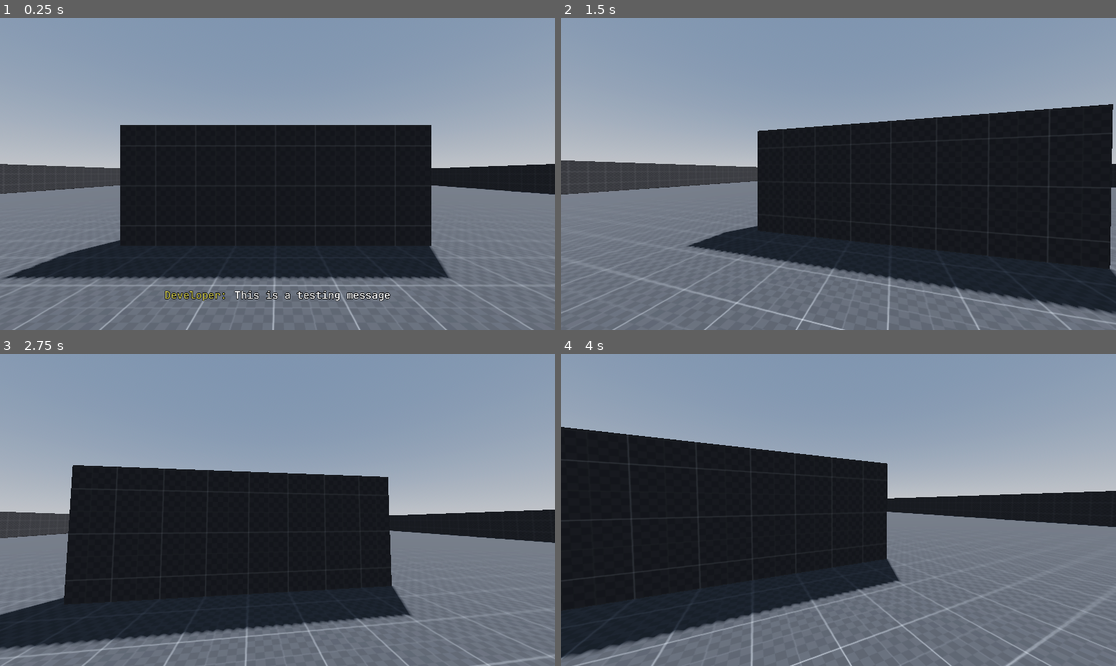
Above: before the commit, frames 1-4 (two rows, left to right).
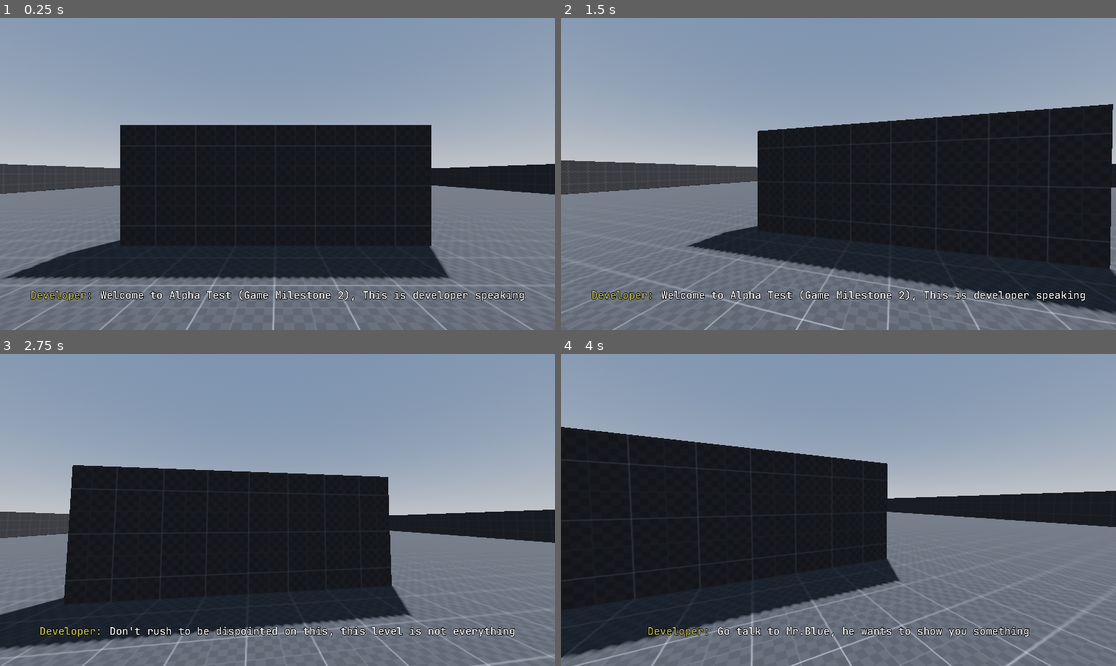
Above: after the commit, the same moments.

Repository: Zhiyi-Yang-YU/Outside-Skyline-AlphaTest
Game: Godot game, scene res://OutsideSkyline_Alpha/Scene/Level/Level_0.tscn
Same seed, same stepped clock (60 frames per second), same inputs: the game is played once before the commit and once after it.
Inputs (mouse positions are in pixels of both pictures, inside the frame that each line leads up to):
- Up to frame 1 (0.25 s): no input
- Up to frame 2 (1.5 s): tap Enter (ui_accept) at 0.5, 0.77, 0.8, 1.07, 1.25, 1.35 s; move the mouse to (866, 174) at 0.52 s; hold E (ui_interact) 0.53-1.28 s; move the mouse to (810, 174) at 1.27 s
- Up to frame 3 (2.75 s): tap Enter (ui_accept) at 1.52, 1.82, 2, 2.3 s; tap E (ui_interact) at 1.55 s; move the mouse to (288, 503) at 2.02 s; hold E (ui_interact) from 2.03 s (still down)
- Up to frame 4 (4 s): tap Enter (ui_accept) at 2.75, 3.02, 3.32 s; move the mouse to (832, 516) at 2.77 s; release E (ui_interact) at 2.78 s; tap E (ui_interact) at 2.85 s; move the mouse to (877, 513) at 3.52 s; hold Enter (ui_accept) from 3.53 s (still down)

The runs differ from the first frame. In frame 1, 1.5% of the frame differs, in the area x 5-95%, y 87-91%; in frame 2, 1.3%; in frame 3, 1.1%; in frame 4, 0.9%.

Commit message:
框架基本搭配完成
【下一步】目标指引

Diff:
--- a/OutsideSkyline_Alpha/Scene/Level/Level_0.tscn
+++ b/OutsideSkyline_Alpha/Scene/Level/Level_0.tscn
@@ -219,7 +219,7 @@
 transform = Transform3D(1, 0, 0, 0, 1, 0, 0, 0, 1, 0, 0, 20)
 
 [node name="MrBlue" parent="." instance=ExtResource("11_2g1du")]
-transform = Transform3D(1, 0, 0, 0, 1, 0, 0, 0, 1, 0, 0, 7)
+transform = Transform3D(1, 0, 0, 0, 1, 0, 0, 0, 1, 0, 2, -14.0668)
 
 [connection signal="button_up" from="UI/Control_GameMenuUI/GamePause/GameContinueButton" to="GameManager" method="_on_game_continue_button_button_up"]
 [connection signal="button_up" from="UI/Control_GameMenuUI/GamePause/GameHow2playButton" to="GameManager" method="_on_game_how_2_play_button_button_up"]
--- a/OutsideSkyline_Alpha/Scene/UI/dialog_box.tscn
+++ b/OutsideSkyline_Alpha/Scene/UI/dialog_box.tscn
@@ -1,6 +1,6 @@
 [gd_scene load_steps=5 format=3 uid="uid://dcgkqubno5qmk"]
 
-[ext_resource type="Script" path="res://OutsideSkyline_Alpha/Script/GameplayUI/DialogBox.gd" id="1_bhvf7"]
+[ext_resource type="Script" path="res://OutsideSkyline_Alpha/Script/Dialog/DialogBox.gd" id="1_wx68y"]
 [ext_resource type="FontFile" uid="uid://4hxhewmwpgm8" path="res://OutsideSkyline_Alpha/Font/JetBrainsMono-Medium.ttf" id="2_xiuwo"]
 
 [sub_resource type="LabelSettings" id="LabelSettings_0ehcn"]
@@ -17,7 +17,7 @@
 outline_color = Color(0, 0, 0, 1)
 
 [node name="DialogBox" type="CanvasLayer"]
-script = ExtResource("1_bhvf7")
+script = ExtResource("1_wx68y")
 
 [node name="DialogContent" type="HBoxContainer" parent="."]
 anchors_preset = 12
@@ -49,6 +49,6 @@
 vertical_alignment = 1
 
 [node name="DialogTimer" type="Timer" parent="."]
-wait_time = 0.5
+wait_time = 1.7
 
 [connection signal="timeout" from="DialogTimer" to="." method="_on_dialog_timer_timeout"]
--- a/OutsideSkyline_Alpha/Script/Character/NPC.gd
+++ b/OutsideSkyline_Alpha/Script/Character/NPC.gd
@@ -4,12 +4,12 @@
 var canInteractNow: bool = false
 
 @export var npcName: String = "default NPC Name"
+@onready var npcLabel: Label3D = $VisualNode/NPCNameLabel
 var ui: Node3D
 var ui_npcInteractInfo: Label
 var canInteractLabel: String = "Press 'E' to interact with XXX"
 var canNOTInteractLabel: String = ""
 
-@onready var npcLabel: Label3D = $VisualNode/NPCNameLabel
 
 var player: CharacterBody3D
 var playerCamera: Camera3D
@@ -24,6 +24,8 @@
 func _process(delta: float) -> void:
 	if not isInteractable:
 		canInteractNow = false
+		npcLabel.hide()
+		ui_npcInteractInfo.hide()
 
 	_npcLabelSetup()
 
@@ -33,8 +35,8 @@
 
 
 func _findPlayer() -> void:
-	var playersArray = get_tree().get_nodes_in_group("Player")  # 查找添加到 "Player" 组的所有节点
-	if playersArray.size() > 0:  # 确保至少有一个玩家节点被找到
+	var playersArray = get_tree().get_nodes_in_group("Player")
+	if playersArray.size() > 0:
 		player = playersArray[0] as CharacterBody3D
 		playerCamera = player.get_node("VisualNode/Head/Camera3D") as Camera3D
 	else:
@@ -64,7 +66,6 @@
 
 func _npcLabelSetup() -> void:
 	if not isInteractable:
-		npcLabel.text = ""
 		pass
 	else:
 		npcLabel.text = npcName
@@ -76,10 +77,10 @@
 		pass
 	else:
 		if not playerNode.is_in_group("Player"):
-			ui_npcInteractInfo.visible = false
+			ui_npcInteractInfo.hide()
 			canInteractNow = false
 		else:
-			ui_npcInteractInfo.visible = true
+			ui_npcInteractInfo.show()
 			ui_npcInteractInfo.text = canInteractLabel
 			canInteractNow = true
 
@@ -89,9 +90,9 @@
 		pass
 	else:
 		if not playerNode.is_in_group("Player"):
-			ui_npcInteractInfo.visible = false
+			ui_npcInteractInfo.hide()
 			canInteractNow = false
 		else:
-			ui_npcInteractInfo.visible = false
+			ui_npcInteractInfo.hide()
 			ui_npcInteractInfo.text = canNOTInteractLabel
 			canInteractNow = false
--- a/OutsideSkyline_Alpha/Script/Character/Player.gd
+++ b/OutsideSkyline_Alpha/Script/Character/Player.gd
@@ -1,5 +1,7 @@
 extends CharacterBody3D
 class_name PlayerCharacter
+
+var isInReality: bool = true
 
 #物理
 var currentSpeed: float
@@ -10,7 +12,6 @@
 
 const GRAVITATIONAL_ACCELERATION: float = 9.80665
 const REGULAR_JUMP_VELOCITY: float = 4.5
-
 const CROUCHING_DEPTH_LOCAL: float = -0.7
 
 #摄像机
@@ -37,17 +38,15 @@
 const FOV_LERP_DELTA_SCALE: float = 8.0
 const CROUCH_LERP_DELTA_SCALE: float = 10.0
 
-var isInReality: bool = true
-
 @onready var player: Node3D = $VisualNode
 @onready var head: Node3D = $VisualNode/Head
 @onready var camera: Camera3D = $VisualNode/Head/Camera3D
 @onready var standCollissionShape: CollisionShape3D = $Stand_CollisionShape3D
 @onready var crouchCollissionShape: CollisionShape3D = $Crouch_CollisionShape3D
 
+
 func _ready() -> void:
 	Input.set_mouse_mode(Input.MOUSE_MODE_CAPTURED)
-	connect("body_entered", _on_body_entered)
 
 
 func _unhandled_input(event: InputEvent) -> void:
@@ -60,8 +59,6 @@
 			deg_to_rad(CAMERA_ROTATE_X_LIMIT_MAX)
 		)
 
-func _on_body_entered(body: Node) -> void:
-	pass
 
 func _physics_process(delta: float) -> void:
 	#跳跃
--- a/OutsideSkyline_Alpha/Script/Dialog/DialogBox.gd
+++ b/OutsideSkyline_Alpha/Script/Dialog/DialogBox.gd
@@ -16,34 +16,24 @@
 var dialogsArray: Array = []
 var curr: int = 0
 
+signal dialogueFinishedSignal
+
 
 func _ready() -> void:
 	_hideDialogBox()
-
-
 	dialogTimer.start()
-
-
-func _unhandled_input(event: InputEvent) -> void:
-	# if event.is_action_pressed("ui_accept"):
-	# 	dialogTimer.stop()
-	# 	if curr + 1 < dialogsArray.size():
-	# 		_showDialog(curr + 1)
-	# 	else:
-	# 		_hideDialogBox()
-	# 	get_viewport().set_input_as_handled()
-	# 	dialogTimer.start()
-	pass
 
 
 func _hideDialogBox() -> void:
 	dialogContent.hide()
+	emit_signal("dialogueFinishedSignal")
 
 
 func _showDialogBox(_dialogsArray: Array) -> void:
 	dialogsArray = _dialogsArray
 	dialogContent.show()
 	_showDialog(0)
+	dialogTimer.start()
 
 
 func _showDialog(index: int) -> void:
@@ -58,15 +48,9 @@
 	speaker.label_settings.set_font_color(Color(hex_color))
 
 
-func load_dialogs_from_json(filePath: String) -> Array:
-	# TODO: 实现从json文件里读取对话
-	return []
-
-
-# Signals
 func _on_dialog_timer_timeout() -> void:
 	if curr + 1 < dialogsArray.size():
 		_showDialog(curr + 1)
 	else:
 		_hideDialogBox()
-		dialogTimer.stop() # 停止Timer
+		dialogTimer.stop()
--- a/OutsideSkyline_Alpha/Script/Dialog/DramaScript.gd
+++ b/OutsideSkyline_Alpha/Script/Dialog/DramaScript.gd
@@ -1,15 +1,20 @@
 extends Node
 
-const TEST_MESSAGE: Array = [
+const _TEST_MESSAGE: Array = [
 	{
 		speaker = "Developer: ",
 		speakerCamp = DialogBox.NEUTRAL,
-		text = "This is a testing message"
+		text = "Testing message 1A1A1A1"
 	},
 	{
 		speaker = "Developer: ",
 		speakerCamp = DialogBox.NEUTRAL,
-		text = "Testing message end"
+		text = "Testing message 2B2B2B2"
+	},
+	{
+		speaker = "Developer: ",
+		speakerCamp = DialogBox.NEUTRAL,
+		text = "Testing message 3C3C3C3"
 	},
 ]
 
@@ -17,25 +22,53 @@
 	{
 		speaker = "Developer: ",
 		speakerCamp = DialogBox.NEUTRAL,
-		text = "Welcome to Alpha Test, This is developer speaking"
+		text = "Welcome to Alpha Test (Game Milestone 2), This is developer speaking"
 	},
 	{
 		speaker = "Developer: ",
 		speakerCamp = DialogBox.NEUTRAL,
-		text = "Just want to show you our reconstructed dialog system"
+		text = "Don't rush to be dispointed on this, this level is not everything"
 	},
 	{
 		speaker = "Developer: ",
 		speakerCamp = DialogBox.NEUTRAL,
+		text = "Go talk to Mr.Blue, he wants to show you something"
+	},
+]
+
+const _0_002: Array = [
+	{
+		speaker = "Mr.Blue: ",
+		speakerCamp = DialogBox.FRIENDLY,
+		text = "Welcome back, My friend"
+	},
+	{
+		speaker = "Mr.Blue: ",
+		speakerCamp = DialogBox.FRIENDLY,
+		text = "This is the last time you see me here"
+	},
+	{
+		speaker = "Player: ",
+		speakerCamp = DialogBox.FRIENDLY,
+		text = "em...Have we meet before?"
+	},
+	{
+		speaker = "Mr.Blue: ",
+		speakerCamp = DialogBox.FRIENDLY,
+		text = "Just want to show you our reconstructed dialog system"
+	},
+	{
+		speaker = "Mr.Blue: ",
+		speakerCamp = DialogBox.FRIENDLY,
 		text = "I reference the Call of Duty 19's dialog Art Style"
 	},
 	{
-		speaker = "Developer: ",
+		speaker = "Mr.Blue: ",
 		speakerCamp = DialogBox.ENEMY,
 		text = "When speaker is red, enemies are speaking"
 	},
 	{
-		speaker = "Developer: ",
+		speaker = "Mr.Blue: ",
 		speakerCamp = DialogBox.ENEMY,
 		text = "Don't attack me, this is only a demo"
 	},
@@ -59,24 +92,15 @@
 		speakerCamp = DialogBox.NEUTRAL,
 		text = "Just want to try, I don't even know how to use this system..."
 	},
-	{speaker = "Developer: ", speakerCamp = DialogBox.NEUTRAL, text = "...in a walking sims"},
+	{
+		speaker = "Developer: ",
+		speakerCamp = DialogBox.NEUTRAL,
+		text = "...in a walking sims"
+	},
 	{
 		speaker = "Developer: ",
 		speakerCamp = DialogBox.NEUTRAL,
 		text = "talk to Mr.Blue, He has something want to show you"
-	},
-]
-
-const _0_002: Array = [
-	{
-		speaker = "Mr.Blue: ",
-		speakerCamp = DialogBox.FRIENDLY,
-		text = "This is a dialog test"
-	},
-	{
-		speaker = "Mr.Blue: ",
-		speakerCamp = DialogBox.FRIENDLY,
-		text = "Welcome Here, My friend"
 	},
 	{
 		speaker = "Mr.Blue: ",
--- a/OutsideSkyline_Alpha/Script/GameplayUI/DialogBox.gd
+++ b/OutsideSkyline_Alpha/Script/GameplayUI/DialogBox.gd
@@ -17,6 +17,7 @@
 var curr: int = 0
 
 signal dialogueFinishedSignal
+
 
 func _ready() -> void:
 	_hideDialogBox()
--- a/OutsideSkyline_Alpha/Script/Level/Level_0.gd
+++ b/OutsideSkyline_Alpha/Script/Level/Level_0.gd
@@ -2,6 +2,8 @@
 
 @onready var player: CharacterBody3D = $"../Player"
 @onready var mrBlue: Node3D = $"../MrBlue"
+
+var nextLevelScene: String = "res://OutsideSkyline_Alpha/Scene/Level/Level_0.tscn"
 
 var eventNum: int = 0
 
@@ -12,7 +14,7 @@
 
 func _ready() -> void:
 	mrBlue.hide()
-	DialogBox._showDialogBox(DramaScript.TEST_MESSAGE)
+	DialogBox._showDialogBox(DramaScript._0_001)
 	DialogBox.dialogueFinishedSignal.connect(_eventNumCountUp)
 	event1_check = true
 
@@ -31,11 +33,13 @@
 	if eventNum == 2 and event2_check:
 		if Input.is_action_pressed("ui_interact") and mrBlue.canInteractNow:
 			DialogBox._showDialogBox(DramaScript._0_002)
+			mrBlue.isInteractable = false
 			event2_check = false
 			event3_check = true
 
 	if eventNum == 3 and event3_check:
 		mrBlue.queue_free()
+		get_tree().change_scene_to_file(nextLevelScene)
 		event3_check = false
 
 
Not shown, changed: README.md
